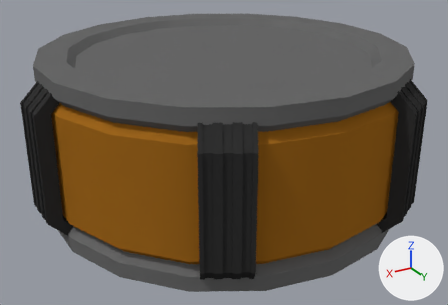
What one commit did to the Blender file parts/KKT-M50/model.blend.
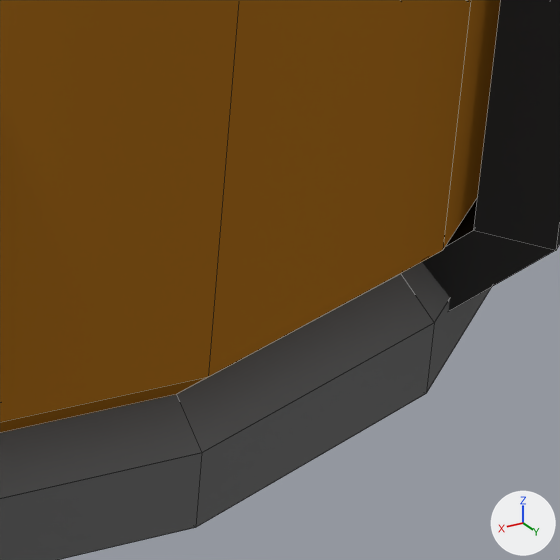
Old and new are each drawn whole from a 50 mm camera at (0.427, 0.714, 0.312) aimed at (0.007, 0.013, -0.038) and again close up on the part from 66% to 90% of the width and 57% to 92% of the height. The lights are fixed; the arrows at lower right show +X, +Y and +Z. The close-ups show mesh edges as thin lines.

In view in the first close-up: 'Body', 'Bottom', 'Support.003'.
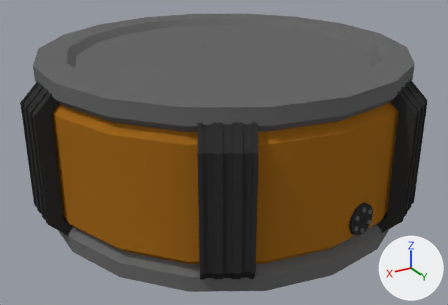
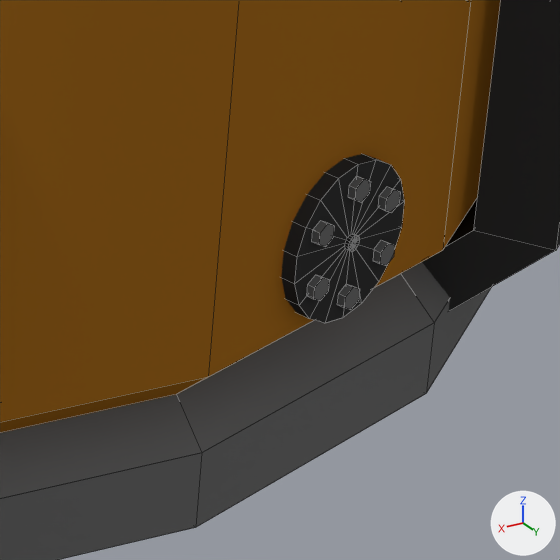
What differs and where, as boxes (x1, y1, x2, y2) in the close-ups (560 x 560 px):
'Valve', added (black): after (281, 154, 404, 323)
    faces in mat_dark_gray (its picture is missing): (281, 154, 404, 323)
    faces in mat_gray (its picture is missing): (307, 176, 400, 310)

The change in detail:
Mesh me_cylinder_003 is new.
It has 235 vertices, 132 faces and spans x -0.0628..-0.0231, y 0.2379..0.2507, z -0.07..-0.03.
Faces by material slot: [90, 42].
It uses material mat_dark_gray (its picture is missing).
It uses material mat_gray (its picture is missing).
Object 'Valve' (ob_valve) is new; it shows me_cylinder_003.
Its parent is ob_body.
Its location is (0.0, 0.0, 0.0).
